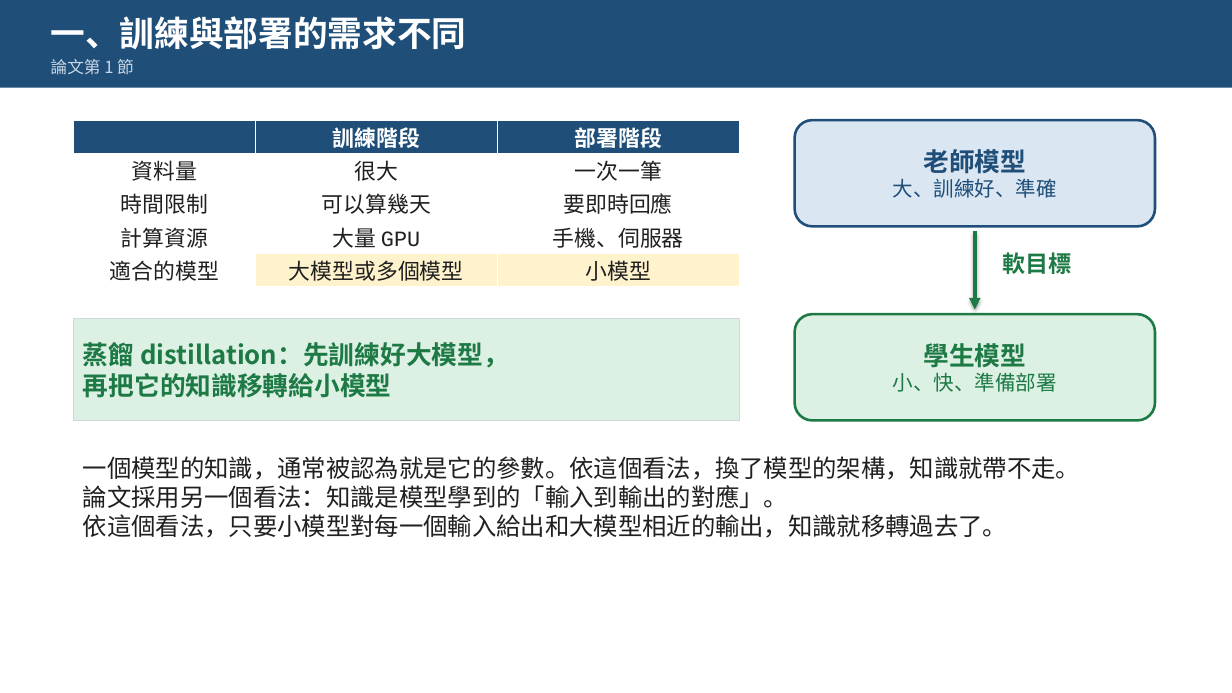
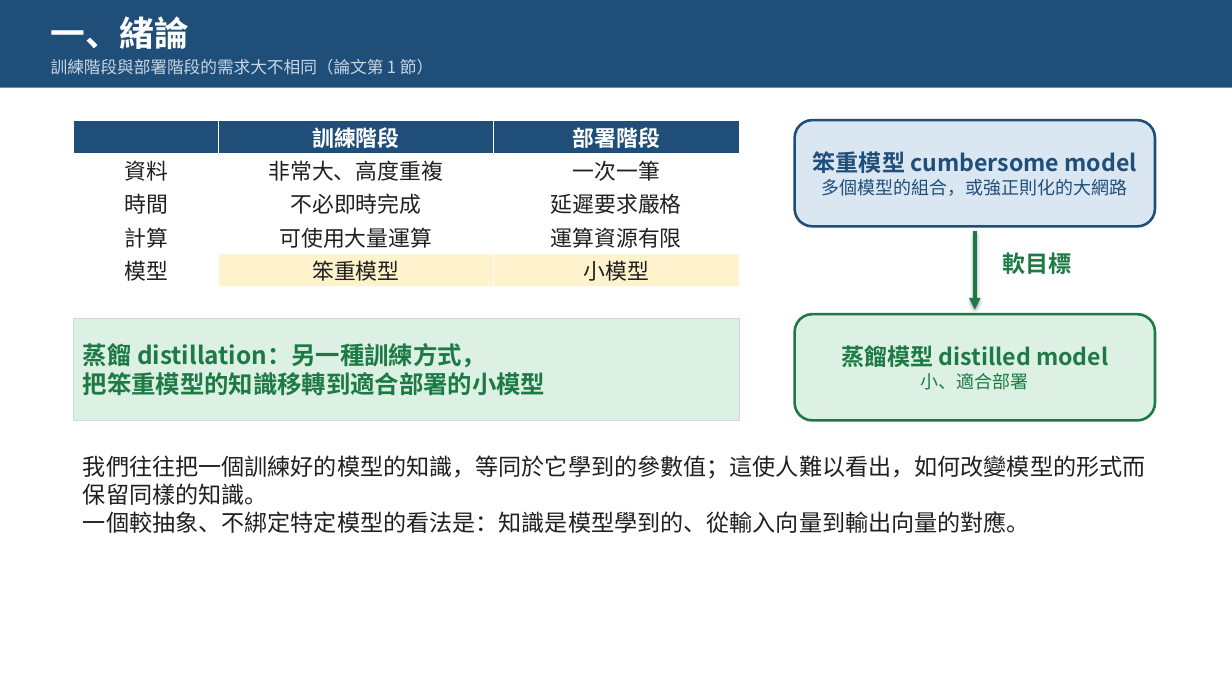
Before and after one commit to pychang-ai/115-1_DLMA, a slide deck: slide 3 of topics/knowledge-distillation/課外主題_知識蒸餾.pptx. Drawn at 1232x693 pixels with LibreOffice and Linux fonts; fonts in the diff are those of the drawing. Boxes give left, top, right and bottom in pixels: in the first picture for what was removed or moved away, otherwise in the second. Text is boxed around its words. In the diff, an @@ line names an element or a change of style, - is before the commit and + after.

```diff
--- a/topics/knowledge-distillation/課外主題_知識蒸餾.pptx
+++ b/topics/knowledge-distillation/課外主題_知識蒸餾.pptx
@@ text at (51,16,190,49): text changed @@
-一、訓練與部署的需求不同
+一、緒論
@@ text at (51,59,433,75): text changed @@
-論文第 1 節
+訓練階段與部署階段的需求大不相同（論文第 1 節）
@@ table at (74,120,739,287) @@
-row 2, column 1: 資料量
+row 2, column 1: 資料
-row 2, column 2: 很大
+row 2, column 2: 非常大、高度重複
-row 3: 時間限制 | 可以算幾天 | 要即時回應
+row 3: 時間 | 不必即時完成 | 延遲要求嚴格
-row 4: 計算資源 | 大量 GPU | 手機、伺服器
+row 4: 計算 | 可使用大量運算 | 運算資源有限
-row 5, column 1: 適合的模型
+row 5, column 1: 模型
-row 5, column 2: 大模型或多個模型
+row 5, column 2: 笨重模型
@@ font Courier New to Noto Sans CJK TC in "一次一筆", "小模型" @@
@@ text in rounded rectangle at (813,151,1136,196): text changed; size 16 to 18 pt; bold on @@
-老師模型
-大、訓練好、準確
+笨重模型 cumbersome model
+多個模型的組合，或強正則化的大網路
@@ text in rectangle at (83,343,545,395): text changed; size 20 to 19 pt @@
-蒸餾 distillation：先訓練好大模型，
-再把它的知識移轉給小模型
+蒸餾 distillation：另一種訓練方式，
+把笨重模型的知識移轉到適合部署的小模型
@@ text in rounded rectangle at (841,342,1108,390): text changed; size 16 to 18 pt; bold on @@
-學生模型
-小、快、準備部署
+蒸餾模型 distilled model
+小、適合部署
@@ text at (83,455,1146,533): text changed; size 19 to 18 pt @@
-一個模型的知識，通常被認為就是它的參數。依這個看法，換了模型的架構，知識就帶不走。
-論文採用另一個看法：知識是模型學到的「輸入到輸出的對應」。
-依這個看法，只要小模型對每一個輸入給出和大模型相近的輸出，知識就移轉過去了。
+我們往往把一個訓練好的模型的知識，等同於它學到的參數值；這使人難以看出，如何改變模型的形式而保留同樣的知識。
+一個較抽象、不綁定特定模型的看法是：知識是模型學到的、從輸入向量到輸出向量的對應。
```
Also in this commit, not shown: 17 other slides changed, 1 other file.
